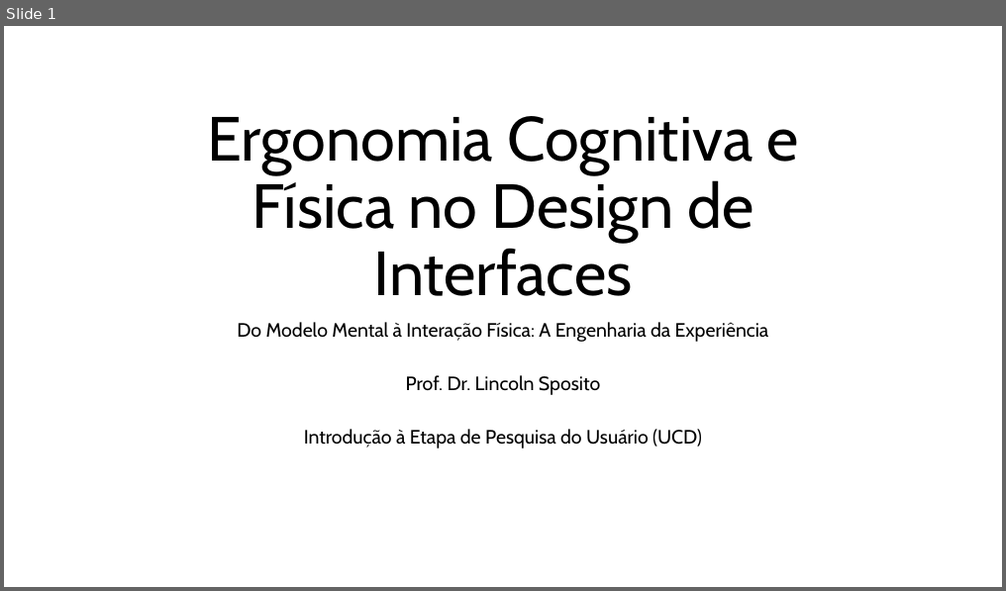
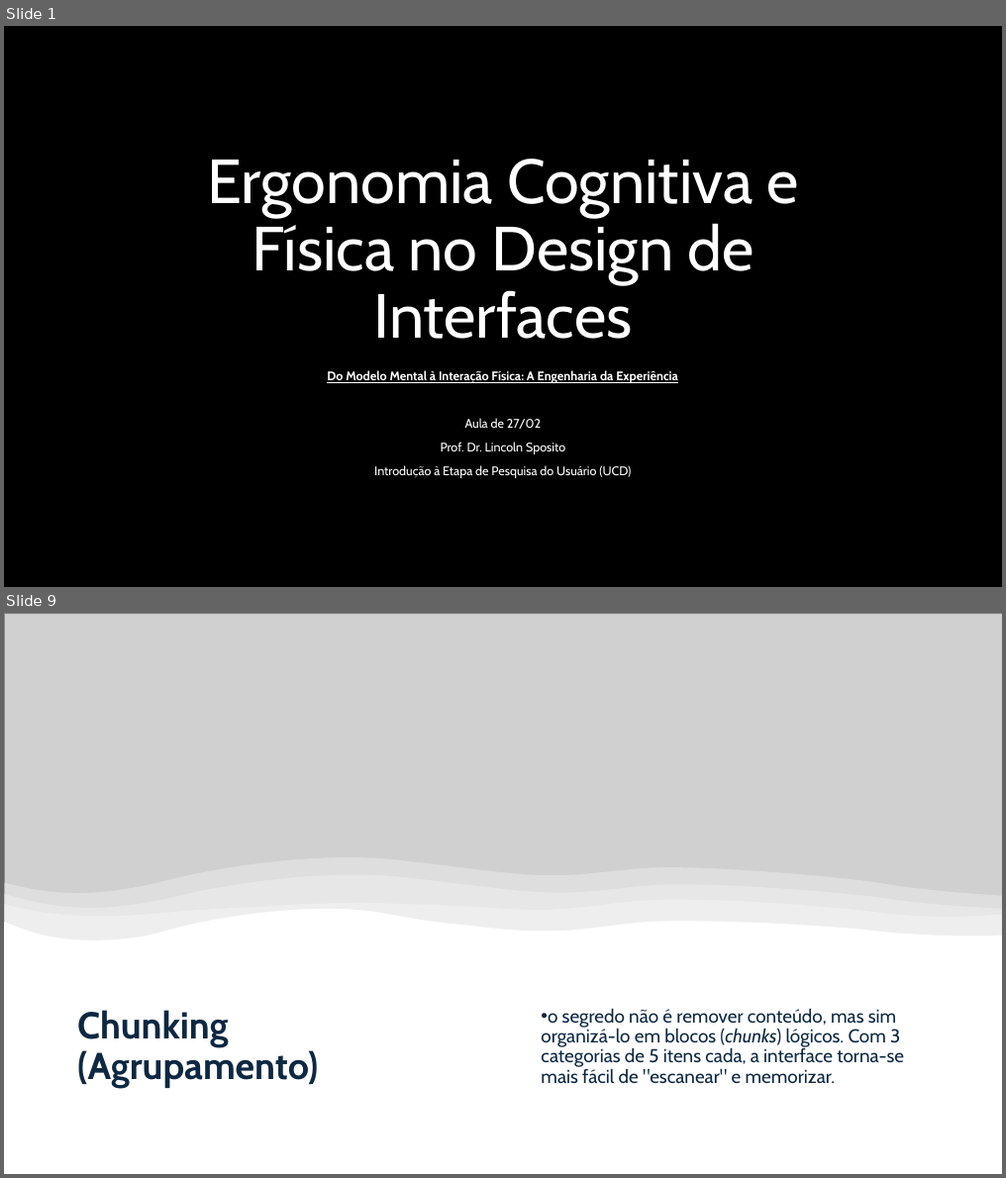
Before and after one commit to spositoL/pericia.judicial, a slide deck: documentos/aulas/aula-27-02-2026-expositiva-ergonomia-cognitiva-e-fisica-no-design.pptx. Shown one above the other, each under a label of ours: slide 1 before the commit, slides 1 and 9 after it; the slides between them are not shown. The pictures are 1006x591 and 1006x1178 pixels, drawn with LibreOffice and Linux fonts; fonts in the diff are those of the drawing; grey boxes stand for pictures; background and template pictures are left out. Boxes give left, top, right and bottom in pixels: in the first picture for what was removed or moved away, otherwise in the second. Text is boxed around its words. In the diff, an @@ line names an element or a change of style, - is before the commit and + after.

Commit message:
ajuste da aula

```diff
--- a/documentos/aulas/aula-27-02-2026-expositiva-ergonomia-cognitiva-e-fisica-no-design.pptx
+++ b/documentos/aulas/aula-27-02-2026-expositiva-ergonomia-cognitiva-e-fisica-no-design.pptx
@@ slide 9 added at bbox=[4, 613, 1002, 1174], background #FFFFFF @@
@@ picture added at bbox=[4, 613, 1002, 995] @@
@@ group added at bbox=[4, 858, 1002, 1007]: 4 freeform shapes @@
@@ title added at bbox=[77, 1010, 318, 1088], 36 pt, text #0E2841, bold @@
+Chunking (Agrupamento)
@@ text added at bbox=[541, 1008, 904, 1083], 18 pt, text #0E2841 @@
+• o segredo não é remover conteúdo, mas sim organizá-lo em blocos (chunks) lógicos. Com 3 categorias de 5 itens cada, a interface torna-se mais fácil de "escanear" e memorizar.
@@ slide 1 changed as well @@
@@ background #FFFFFF to picture (left out) @@
@@ title "Ergonomia Cognitiva e Física no ..." at bbox=[207, 159, 799, 339]: text colour #000000 to #FFFFFF @@
@@ subtitle "Do Modelo Mental à Interação ...": place and size @@
-subtitle "Do Modelo Mental à Interação ..." at bbox=[237, 322, 769, 449]
+subtitle "Do Modelo Mental à Interação ..." at bbox=[327, 371, 678, 478]
@@ subtitle at bbox=[327, 371, 678, 478]: size 18.6 to 12 pt, text colour #000000 to #FFFFFF; bold on, underline on in "Do Modelo Mental à Interação Física: A ..."; line spacing 0.7 to 0.9 @@
@@ subtitle at bbox=[465, 418, 541, 429]: paragraph added @@
+Aula de 27/02
```
Also in this commit, not shown: 7 other slides changed, 5 other slides added, 1 slide removed, 5 other files.
